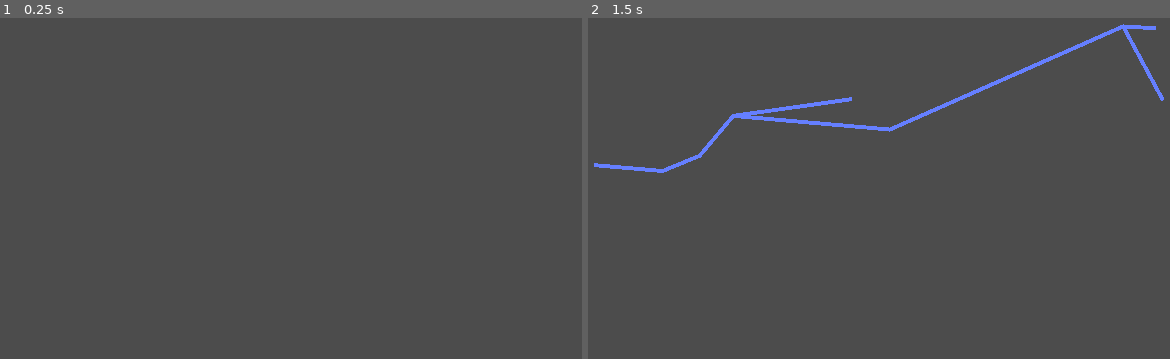
Above: before the commit, frames 1-2 (left to right).
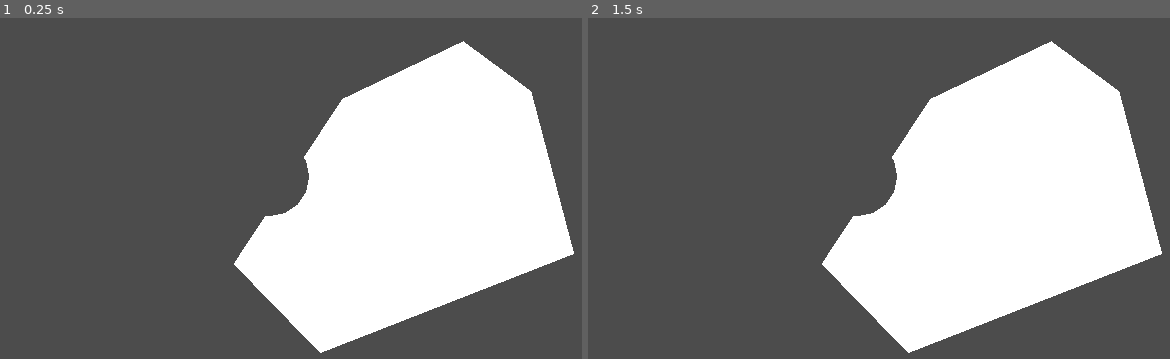
Above: after the commit, the same moments.

Repository: accmltr/top-down-defense
Game: Godot game, scene res://Scenes/pathfindingTestScene.tscn
Two runs of this game, one before a commit and one after it. Both use one fixed random seed, a clock stepped at 60 frames per second and the inputs below. Before the commit the project starts from res://Scenes/Maps/Test Map.tscn.
Inputs:
- Up to frame 1 (0.25 s): no input
- Up to frame 2 (1.5 s): tap Enter at 0.5 s

The runs differ from the first frame. In frame 1, 32% of the frame differs, in the area x 40-99%, y 6-99%; in frame 2, 33%, in the area x 1-99%, y 1-99%.

Commit message:
Working on adding utilities to create a navpolygon from a list of circles (turrets and walls)

Diff:
--- /dev/null
+++ b/Top-down Defense (Godot Project)/Scenes/pathfindingTestScene.tscn
@@ -0,0 +1,37 @@
+[gd_scene load_steps=4 format=2]
+
+[ext_resource path="res://Scripts/Pathfinder.gd" type="Script" id=1]
+
+[sub_resource type="CircleShape2D" id=1]
+radius = 50.8035
+
+[sub_resource type="CircleShape2D" id=2]
+radius = 107.056
+
+[node name="test scene" type="Node2D"]
+
+[node name="NavigationPolygonVisualizer" type="Polygon2D" parent="."]
+polygon = PoolVector2Array( 680, 150, 525, 224, 386, 435, 497, 549, 822, 422, 767, 214 )
+
+[node name="Circle Colliders" type="Node" parent="."]
+
+[node name="turret1" type="CollisionShape2D" parent="Circle Colliders"]
+position = Vector2( 432, 323 )
+shape = SubResource( 1 )
+
+[node name="turret2" type="CollisionShape2D" parent="Circle Colliders"]
+position = Vector2( 289, 200 )
+shape = SubResource( 1 )
+
+[node name="turret3" type="CollisionShape2D" parent="Circle Colliders"]
+position = Vector2( 365, 122 )
+shape = SubResource( 1 )
+
+[node name="Wall" type="CollisionShape2D" parent="Circle Colliders"]
+position = Vector2( 445, 394 )
+shape = SubResource( 2 )
+
+[node name="Navigation2D" type="Navigation2D" parent="."]
+script = ExtResource( 1 )
+
+[node name="NavigationPolygonInstance" type="NavigationPolygonInstance" parent="Navigation2D"]
--- /dev/null
+++ b/Top-down Defense (Godot Project)/Scripts/Pathfinder.gd
@@ -0,0 +1,53 @@
+extends Node2D
+
+class_name Pathfinder
+
+onready var poly2D = get_node("../NavigationPolygonVisualizer") as Polygon2D
+onready var circle_colliders = get_node("../Circle Colliders")
+
+func _ready():
+	var cols = circle_colliders.get_children()
+	var p = makeCirclePolygon(cols[0].shape.radius)
+	var p_transformed = cols[0].global_transform.xform(p)
+
+	poly2D.polygon = Geometry.clip_polygons_2d(poly2D.polygon, p_transformed)[0]
+
+
+
+func organizeIntoIslands(merge_distance: float = 40):
+	# Takes the circle shapes from turrets/walls and organizes them into groups that should get merged together with filled spaces.
+	var mdSqrd = pow(merge_distance, 2)
+	var islands = [] # Array of PoolVector3Arrays with elemnts of type (x_pos, y_pos, radius)
+
+	for col in circle_colliders.get_children():
+		var r = col.shape.radius
+		var pos = col.global_position
+		var element = Vector3(pos.x, pos.y, r)
+
+		var belong_to = [] # record which islands element belongs to by saving island index
+		for i in islands.size():
+			for circle in i:
+				if pos.distance_squared_to(Vector2(circle.x, circle.y)) - (r+circle.y) < mdSqrd:
+					belong_to.append(i)
+					break
+		if belong_to.size() == 0:
+			islands.append(PoolVector3Array([element]))
+		else:
+			# Add element to first island index in "belong_to":
+			islands[belong_to[0]].append(element)
+			# Merge all islands in "belong_to" in "islands" into one island, and modify "islands" accordingly:
+
+
+
+
+
+
+
+func makeCirclePolygon(radius: float, vertices: float = 16) -> PoolVector2Array:
+	var arm = Vector2.RIGHT * radius
+	var points = PoolVector2Array()
+
+	for i in vertices:
+		points.append(arm.rotated(i * 2.0 * PI / vertices))
+
+	return points
--- a/Top-down Defense (Godot Project)/project.godot
+++ b/Top-down Defense (Godot Project)/project.godot
@@ -48,6 +48,11 @@
 "class": "MeleeEnemy",
 "language": "GDScript",
 "path": "res://Scripts/Enemy Related/Enemies/MeleeEnemy.gd"
+}, {
+"base": "Node2D",
+"class": "Pathfinder",
+"language": "GDScript",
+"path": "res://Scripts/Pathfinder.gd"
 }, {
 "base": "AttackExecution",
 "class": "PerimeterSplashAttackExecution",
@@ -108,6 +113,7 @@
 "MachineGunTurret": "",
 "Map": "",
 "MeleeEnemy": "",
+"Pathfinder": "",
 "PerimeterSplashAttackExecution": "",
 "PlayerStructure": "",
 "Projectile": "",
@@ -123,7 +129,7 @@
 [application]
 
 config/name="Top-down Defense (Godot Project)"
-run/main_scene="res://Scenes/Maps/Test Map.tscn"
+run/main_scene="res://Scenes/pathfindingTestScene.tscn"
 
 [autoload]
 
